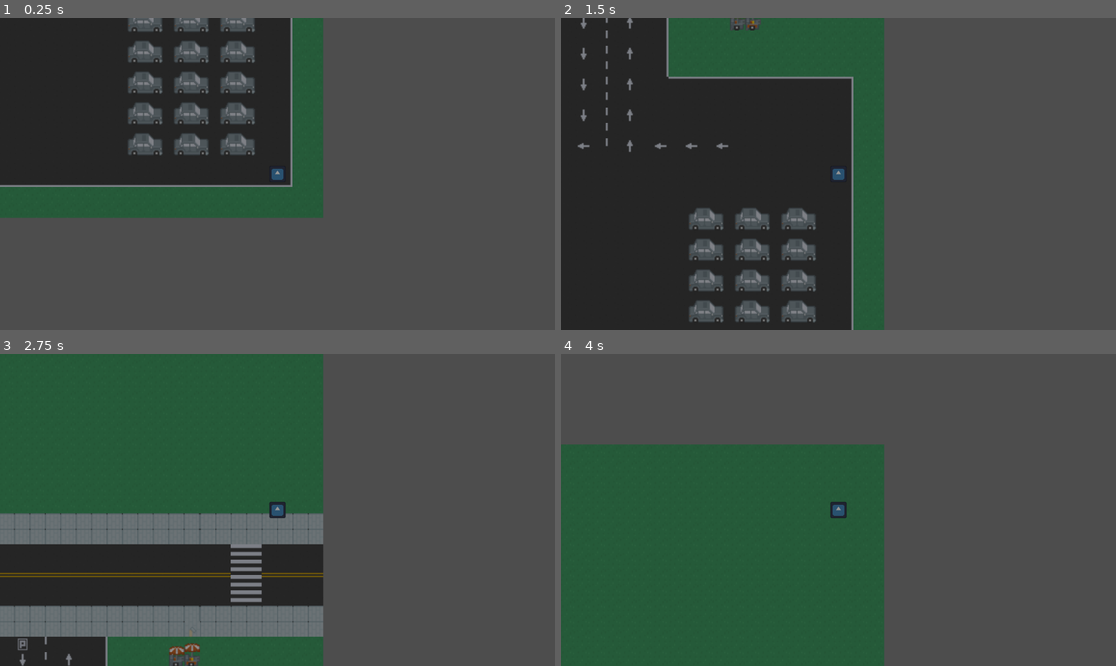
Above: before the commit, frames 1-4 (two rows, left to right).
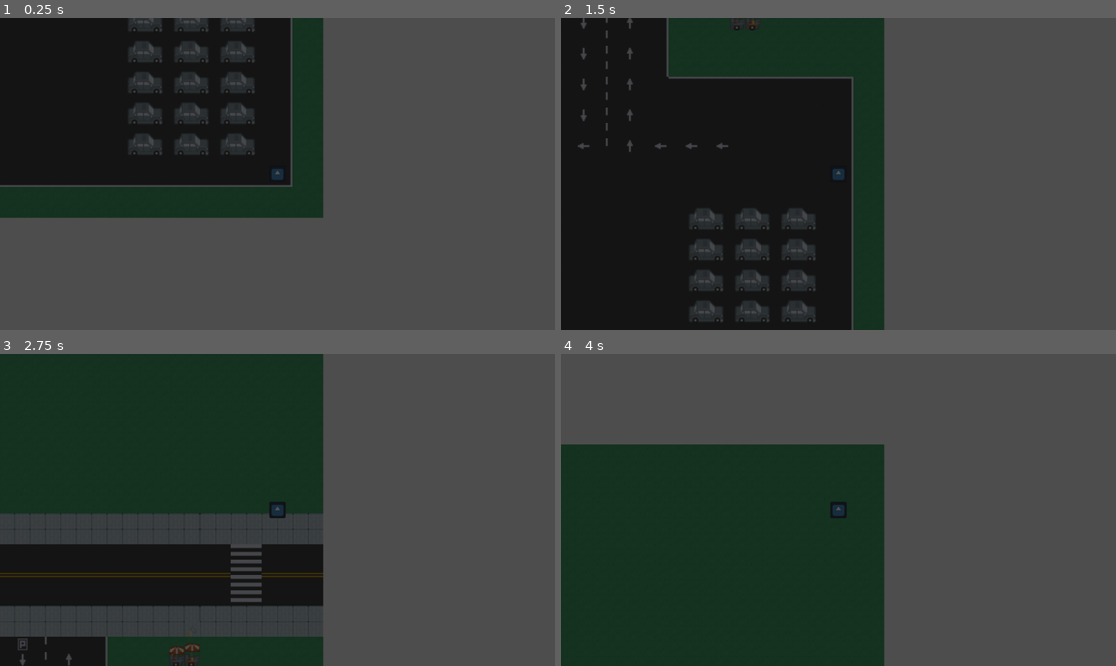
Above: after the commit, the same moments.

Repository: Tigeagle2/Team_Two_Game_Group_C
Game: Godot game, scene res://Scenes/main_scene.tscn
The game is run twice, just before and just after one commit, with the same random seed, the same clock (stepped at 60 frames per second) and the same inputs. The engine's default icon, where the game draws it, is replaced by a stand-in: a white triangle on a blue panel in a dark square.
Inputs:
- Up to frame 1 (0.25 s): no input
- Up to frame 2 (1.5 s): tap Enter at 0.5 s; hold W (north) from 0.53 s (still down)
- Up to frame 3 (2.75 s): keep holding W (north)
- Up to frame 4 (4 s): keep holding W (north)

The runs differ from the first frame. In frame 1, 14% of the frame differs, in the area x 0-59%, y 0-65%; in frame 2, 17%; in frame 3, 46%, in the area x 0-59%, y 0-100%; in frame 4, 41%.

Commit message:
Sounds, Enemy / Car spawner, and start of ranged enemy

Diff:
--- a/Scenes/basic_enemy.tscn
+++ b/Scenes/basic_enemy.tscn
@@ -43,5 +43,7 @@
 [node name="CollisionShape2D" type="CollisionShape2D" parent="hitbox"]
 shape = SubResource("RectangleShape2D_fecjr")
 
+[node name="VisibleOnScreenEnabler2D" type="VisibleOnScreenEnabler2D" parent="."]
+
 [connection signal="velocity_computed" from="NavigationAgent2D" to="." method="_on_navigation_agent_2d_velocity_computed"]
 [connection signal="body_entered" from="hitbox" to="." method="_on_hitbox_body_entered"]
--- a/Scenes/basic_enemy_spawner.tscn
+++ b/Scenes/enemy_spawner.tscn
@@ -1,8 +1,8 @@
 [gd_scene load_steps=2 format=3 uid="uid://cilxrskorn2c2"]
 
-[ext_resource type="Script" uid="uid://bx3b23hcwtokw" path="res://Scripts/basic_enemy_spawner.gd" id="1_f0vem"]
+[ext_resource type="Script" uid="uid://bx3b23hcwtokw" path="res://Scripts/enemy_spawner.gd" id="1_f0vem"]
 
-[node name="basic_enemy_spawner" type="Area2D"]
+[node name="enemy_spawner" type="Area2D"]
 script = ExtResource("1_f0vem")
 
 [node name="VisibleOnScreenNotifier2D" type="VisibleOnScreenNotifier2D" parent="."]
--- a/Scenes/main_scene.tscn
+++ b/Scenes/main_scene.tscn
@@ -2,7 +2,7 @@
 
 [ext_resource type="PackedScene" uid="uid://dc1txiasyibnc" path="res://Scenes/player.tscn" id="1_52fb6"]
 [ext_resource type="PackedScene" uid="uid://bh3ey4etesspg" path="res://Scenes/level.tscn" id="1_x6ack"]
-[ext_resource type="PackedScene" uid="uid://cilxrskorn2c2" path="res://Scenes/basic_enemy_spawner.tscn" id="4_iacmt"]
+[ext_resource type="PackedScene" uid="uid://cilxrskorn2c2" path="res://Scenes/enemy_spawner.tscn" id="4_iacmt"]
 [ext_resource type="PackedScene" uid="uid://cbyjsy2518063" path="res://Scenes/car_spawner.tscn" id="4_x6ack"]
 
 [sub_resource type="NavigationPolygon" id="NavigationPolygon_6ev3c"]
@@ -13,21 +13,40 @@
 
 [node name="main_scene" type="Node2D"]
 
-[node name="NavigationRegion2D" type="NavigationRegion2D" parent="."]
+[node name="CanvasModulate" type="CanvasModulate" parent="."]
+position = Vector2(429, 308)
+color = Color(0.32172796, 0.32172796, 0.32172793, 1)
+
+[node name="level" type="Node2D" parent="."]
+
+[node name="NavigationRegion2D" type="NavigationRegion2D" parent="level"]
 navigation_polygon = SubResource("NavigationPolygon_6ev3c")
 
-[node name="Level" parent="NavigationRegion2D" instance=ExtResource("1_x6ack")]
+[node name="Level" parent="level/NavigationRegion2D" instance=ExtResource("1_x6ack")]
 show_behind_parent = true
+
+[node name="enemy_spawners" type="Node" parent="level"]
+
+[node name="enemy_spawner" parent="level/enemy_spawners" instance=ExtResource("4_iacmt")]
+selected_enemy = 1
+amount_at_start = 5
+
+[node name="car_spawners" type="Node" parent="level"]
+
+[node name="car_spawner" parent="level/car_spawners" instance=ExtResource("4_x6ack")]
+position = Vector2(-1316, 33)
+direction = "EAST"
+
+[node name="car_spawner2" parent="level/car_spawners" instance=ExtResource("4_x6ack")]
+position = Vector2(1377, -29)
+direction = "WEST"
+
+[node name="car_spawner3" parent="level/car_spawners" instance=ExtResource("4_x6ack")]
+position = Vector2(-35, -838)
+direction = "SOUTH"
+
+[node name="car_spawner4" parent="level/car_spawners" instance=ExtResource("4_x6ack")]
+position = Vector2(33, 996)
 
 [node name="player" parent="." instance=ExtResource("1_52fb6")]
 position = Vector2(1313, 965)
-
-[node name="CanvasModulate" type="CanvasModulate" parent="."]
-position = Vector2(429, 308)
-color = Color(0.58103293, 0.581033, 0.58103275, 1)
-
-[node name="basic_enemy_spawner" parent="." instance=ExtResource("4_iacmt")]
-
-[node name="car_spawner" parent="." instance=ExtResource("4_x6ack")]
-position = Vector2(-1316, 33)
-direction = "EAST"
--- a/Scenes/main_ui.tscn
+++ b/Scenes/main_ui.tscn
@@ -61,6 +61,8 @@
 focus_neighbor_bottom = NodePath("../sound_slider")
 text = "RESUME"
 
+[connection signal="drag_ended" from="pause_menu/music_slider" to="pause_menu/music_slider" method="_on_drag_ended"]
 [connection signal="value_changed" from="pause_menu/music_slider" to="pause_menu/music_slider" method="_on_value_changed"]
+[connection signal="drag_ended" from="pause_menu/sound_slider" to="pause_menu/sound_slider" method="_on_drag_ended"]
 [connection signal="value_changed" from="pause_menu/sound_slider" to="pause_menu/sound_slider" method="_on_value_changed"]
 [connection signal="pressed" from="pause_menu/resume_button" to="." method="_on_resume_button_pressed"]
--- /dev/null
+++ b/Scenes/ranged_enemy.tscn
@@ -0,0 +1,43 @@
+[gd_scene load_steps=6 format=3 uid="uid://df8njpui26xa0"]
+
+[ext_resource type="Script" uid="uid://dufwjot2kp1r6" path="res://Scripts/ranged_enemy.gd" id="1_msnv5"]
+[ext_resource type="Texture2D" uid="uid://dq24f4vvwt26g" path="res://Assets/icon.svg" id="2_5x7gc"]
+
+[sub_resource type="RectangleShape2D" id="RectangleShape2D_nqq2h"]
+size = Vector2(36, 36)
+
+[sub_resource type="CircleShape2D" id="CircleShape2D_1qm41"]
+radius = 15.033297
+
+[sub_resource type="RectangleShape2D" id="RectangleShape2D_5x7gc"]
+size = Vector2(36, 36)
+
+[node name="ranged_enemy" type="CharacterBody2D" groups=["enemy"]]
+collision_layer = 4
+collision_mask = 17
+script = ExtResource("1_msnv5")
+
+[node name="Sprite2D" type="Sprite2D" parent="."]
+scale = Vector2(0.28124997, 0.28124997)
+texture = ExtResource("2_5x7gc")
+
+[node name="CollisionShape2D" type="CollisionShape2D" parent="."]
+shape = SubResource("RectangleShape2D_nqq2h")
+
+[node name="NavigationAgent2D" type="NavigationAgent2D" parent="."]
+
+[node name="detection_area" type="Area2D" parent="."]
+collision_layer = 4
+collision_mask = 4
+
+[node name="CollisionShape2D" type="CollisionShape2D" parent="detection_area"]
+shape = SubResource("CircleShape2D_1qm41")
+
+[node name="hitbox" type="Area2D" parent="."]
+collision_layer = 4
+collision_mask = 10
+
+[node name="CollisionShape2D" type="CollisionShape2D" parent="hitbox"]
+shape = SubResource("RectangleShape2D_5x7gc")
+
+[node name="VisibleOnScreenEnabler2D" type="VisibleOnScreenEnabler2D" parent="."]
--- a/Scripts/autoload/gamemanager.gd
+++ b/Scripts/autoload/gamemanager.gd
@@ -1,9 +1,10 @@
 extends Node
-
+var max_health = 100
+var health
 
 # Called when the node enters the scene tree for the first time.
 func _ready() -> void:
-	pass # Replace with function body.
+	health = max_health
 
 
 # Called every frame. 'delta' is the elapsed time since the previous frame.
--- a/Scripts/car.gd
+++ b/Scripts/car.gd
@@ -4,10 +4,10 @@
 const speed: int = 250
 var passing_sound_played: bool = false
 var vertical_texture = preload("res://Assets/sprites/CarN.png")
-var knockback_force: int = 2000
+var knockback_force: int = 1000
 # Called when the node enters the scene tree for the first time.
 func _ready() -> void:
-	await get_tree().create_timer(15.0).timeout
+	await get_tree().create_timer(12.0).timeout
 	queue_free()
 
 # Called every frame. 'delta' is the elapsed time since the previous frame.
--- a/Scripts/car_spawner.gd
+++ b/Scripts/car_spawner.gd
@@ -1,23 +1,34 @@
 extends Area2D
 @export_enum("NORTH", "SOUTH", "EAST", "WEST") var direction: String = "NORTH"
 var car_scene = preload("res://Scenes/car.tscn")
-var chance: int = 10
-var car_limit = 2
-const set_car_cooldown = 5
-
+## Chance the car has of spawning every roll
+@export_range(0, 100, 0.1, "suffix:%") var chance: float = 5.0
+## max amount of cars from this spawning alive at once
+@export var car_limit: int = 2
+## Minumun time between car spawning
+@export var set_car_cooldown:float = 5.0
+## How often the random roll happens
+@export var roll_frequency : float = 0.5
 var car_cooldown
+var roll_timer
 # Called when the node enters the scene tree for the first time.
 func _ready() -> void:
 	car_cooldown = set_car_cooldown
-
+	roll_timer = roll_frequency
 
 # Called every frame. 'delta' is the elapsed time since the previous frame.
 func _process(delta: float) -> void:
-	var randomroll = randi_range(0, chance)
-	if randomroll == 1 && self.get_child_count() < car_limit && car_cooldown <= 0:
-		car_cooldown = set_car_cooldown
-		var car = car_scene.instantiate()
-		car._car_setup(direction)
-		add_child(car)
-	elif car_cooldown > 0:
+	if car_cooldown <= 0:
+		if roll_timer <= 0:
+			var randomroll = randi_range(0, 100)
+			roll_timer = roll_frequency
+			if randomroll <= chance && self.get_child_count() < car_limit:
+				car_cooldown = set_car_cooldown
+				var car = car_scene.instantiate()
+				car._car_setup(direction)
+				add_child(car)
+		else:
+			roll_timer -= delta
+
+	else:
 		car_cooldown -= delta
--- a/Scripts/basic_enemy_spawner.gd
+++ b/Scripts/enemy_spawner.gd
@@ -1,4 +1,7 @@
 extends Area2D
+enum EnemyType {BasicEnemy, RangedEnemy}
+
+@export var selected_enemy: EnemyType
 ## If true, the spawner is active at all times
 @export var always_active: bool = false
 ## If true, the spawner will use a random spawn system instead of an interval system
@@ -26,18 +29,23 @@
 ## Chance for an enemy to spawn every time the dice is rolled
 @export_range(0, 100, 0.1, "suffix:%") var spawn_chance: float = 5.0
 
-
+var enemy_scenes = {
+	EnemyType.BasicEnemy: preload("res://Scenes/basic_enemy.tscn"),
+	EnemyType.RangedEnemy: preload("res://Scenes/ranged_enemy.tscn")
+}
 var spawner_active: bool = false
 var spawn_timer
-var enemy_scene = preload("res://Scenes/basic_enemy.tscn")
+var enemy_scene
 
 # Called when the node enters the scene tree for the first time.
 func _ready() -> void:
+	enemy_scene = enemy_scenes[selected_enemy]
 	spawn_enemy(amount_at_start)
 	if random_spawn:
 		spawn_timer = roll_time_gap
 	else:
 		spawn_timer = spawn_interval
+
 
 # Called every frame. 'delta' is the elapsed time since the previous frame.
 func _process(delta: float) -> void:
--- a/Scripts/main_ui.gd
+++ b/Scripts/main_ui.gd
@@ -37,4 +37,5 @@
 	menu_tween.chain().tween_callback($pause_menu.hide)
 
 func _on_resume_button_pressed() -> void:
+	audiomanager.play_menu_sound(load("res://Assets/Sound_Effects/Menu_Sound.mp3"))
 	_toggle_pause()
--- a/Scripts/music_slider.gd
+++ b/Scripts/music_slider.gd
@@ -10,6 +10,11 @@
 	var db_volume = linear_to_db(value)
 	AudioServer.set_bus_volume_db(bus_index, db_volume)
 
+
 # Called every frame. 'delta' is the elapsed time since the previous frame.
 func _process(delta: float) -> void:
 	pass
+
+
+func _on_drag_ended(value_changed: bool) -> void:
+	audiomanager.play_menu_sound(load("res://Assets/Sound_Effects/Menu_Sound.mp3"))
--- /dev/null
+++ b/Scripts/ranged_enemy.gd
@@ -0,0 +1,49 @@
+extends CharacterBody2D
+
+var speed = 50.0
+@onready var nav_agent := $NavigationAgent2D
+var knockback_velocity = Vector2.ZERO
+var separation_amount: float = 1000.0
+var speed_difference: float = 10.0
+var current_separation: Vector2 = Vector2.ZERO
+
+var player: Node2D = null
+var setup_active: bool = true
+func _ready():
+	player = get_tree().get_first_node_in_group("player")
+	speed += randf_range(-speed_difference, speed_difference)
+	await get_tree().create_timer(0.1).timeout
+	setup_active = false
+func _physics_process(delta):
+	# recalculate position every 10 frames
+	if player and Engine.get_physics_frames() % 10 == 0:
+		nav_agent.target_position = player.global_position
+
+	var next_path_pos = nav_agent.get_next_path_position()
+	var move_dir = (next_path_pos - global_position).normalized()
+	var desired_velocity = move_dir * speed
+
+	# Only check neighbors every 3 frames
+	if Engine.get_physics_frames() % 3 == 0:
+		var separation_force = Vector2.ZERO
+		for neighbor in $detection_area.get_overlapping_bodies():
+			if neighbor != self:
+				var diff = global_position - neighbor.global_position
+				var d_sq = diff.length_squared()
+				if d_sq > 0.1:
+					separation_force += diff / d_sq
+		current_separation = separation_force * separation_amount
+	velocity = desired_velocity + current_separation
+	velocity += knockback_velocity
+	knockback_velocity = lerp(knockback_velocity, Vector2.ZERO, 0.1)
+	move_and_slide()
+func setup(spawn_range_x:int = 20, spawn_range_y: int = 20):
+	position.x = randf_range(-spawn_range_x, spawn_range_x)
+	position.y = randf_range(-spawn_range_y, spawn_range_y)
+
+
+func _on_hitbox_body_entered(body: Node2D) -> void:
+	if setup_active:
+		if body.is_in_group("player"):
+			position.x += 100
+			position.y += 100
--- a/Scripts/sound_slider.gd
+++ b/Scripts/sound_slider.gd
@@ -13,3 +13,7 @@
 # Called every frame. 'delta' is the elapsed time since the previous frame.
 func _process(delta: float) -> void:
 	pass
+
+
+func _on_drag_ended(value_changed: bool) -> void:
+	audiomanager.play_menu_sound(load("res://Assets/Sound_Effects/Menu_Sound.mp3"))
Renamed: Scripts/basic_enemy_spawner.gd.uid -> Scripts/enemy_spawner.gd.uid
Not shown, added: Scripts/ranged_enemy.gd.uid
Not shown, added: Assets/Sound_Effects/Menu_Sound.mp3
